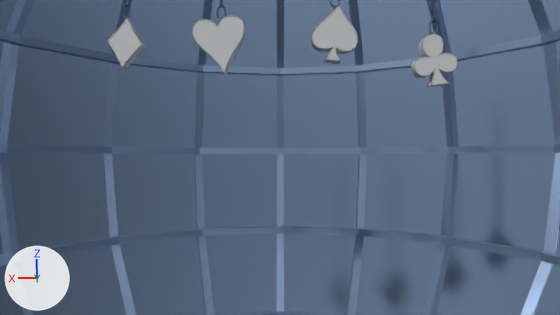
Renders of the Blender file assets/3d/kingbattle/kingbattle_layout.blend from each side of a commit.
Camera for both pictures: the file's camera 'DDD_AUTHORING_CAMERA'. Every picture has the same lights, and +X, +Y and +Z are marked at lower left. The picture after the commit comes second.

Objects in the first picture: 'cage_mesh_00', 'cage_mesh_01', 'club_fill_mesh_00', 'diamond_fill_mesh_00', 'environment_shell', 'heart_fill_mesh_00', 'spade_fill_mesh_00' and 9 more.
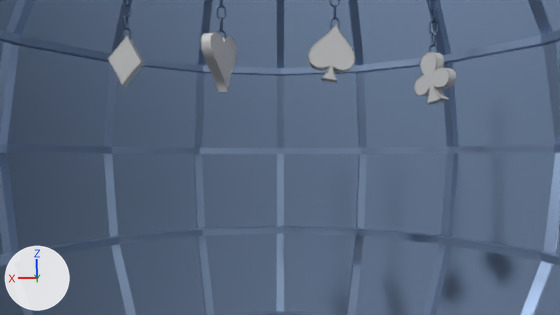
ob_club is not drawn itself; it is the parent of ob_club_fill_mesh_00, ob_club_edge_mesh_00.
ob_spade is not drawn itself; it is the parent of ob_spade_fill_mesh_00, ob_spade_edge_mesh_00.
ob_heart is not drawn itself; it is the parent of ob_heart_fill_mesh_00, ob_heart_edge_mesh_00.
ob_diamond is not drawn itself; it is the parent of ob_diamond_fill_mesh_00, ob_diamond_edge_mesh_00.

Location of each change, (x1, y1, x2, y2) in pixels of the pictures (560 x 315 px):
```json
{"object": "spade_fill_mesh_00", "change": "moved", "before": [311, 6, 357, 63], "after": [308, 26, 354, 82]}
{"object": "heart_fill_mesh_00", "change": "moved, turned", "before": [193, 16, 245, 74], "after": [201, 33, 236, 92]}
{"object": "club_fill_mesh_00", "change": "moved, turned", "before": [411, 35, 457, 87], "after": [415, 53, 456, 104]}
{"object": "diamond_fill_mesh_00", "change": "moved", "before": [109, 19, 144, 69], "after": [108, 37, 144, 86]}
{"object": "club_edge_mesh_00", "change": "moved, turned", "before": [411, 34, 458, 88], "after": [414, 52, 456, 105]}
{"object": "spade_edge_mesh_00", "change": "moved", "before": [310, 5, 358, 64], "after": [308, 24, 355, 83]}
{"object": "heart_edge_mesh_00", "change": "moved, turned", "before": [192, 15, 246, 76], "after": [201, 32, 237, 93]}
{"object": "diamond_edge_mesh_00", "change": "moved", "before": [108, 18, 145, 70], "after": [107, 35, 145, 87]}
```

Scene script edits in JSON lines:
```json
{"op": "set", "path": "ob_club.location", "old": "(0.0, 0.0, 6.621)", "new": "(0.0, -0.0291, 7.127)"}
{"op": "set", "path": "ob_club.rotation_euler", "old": "(0.0, 2.982, 0.0)", "new": "(0.0, 2.982, 1.117)", "note": "degrees (0, 171, 0) -> degrees (0, 171, 64)"}
{"op": "set", "path": "ob_spade.location", "old": "(0.0, 0.0, 6.621)", "new": "(0.0795, 0.0, 7.154)"}
{"op": "set", "path": "ob_heart.location", "old": "(0.0, 0.0, 6.621)", "new": "(0.0108, 0.0, 7.113)"}
{"op": "set", "path": "ob_heart.rotation_euler", "old": "(0.0, 3.002, 0.0)", "new": "(0.0, 3.002, -1.208)", "note": "degrees (0, 172, 0) -> degrees (0, 172, -69)"}
{"op": "set", "path": "ob_diamond.location", "old": "(0.0, 0.0, 6.621)", "new": "(0.0, 0.0, 7.138)"}
```
